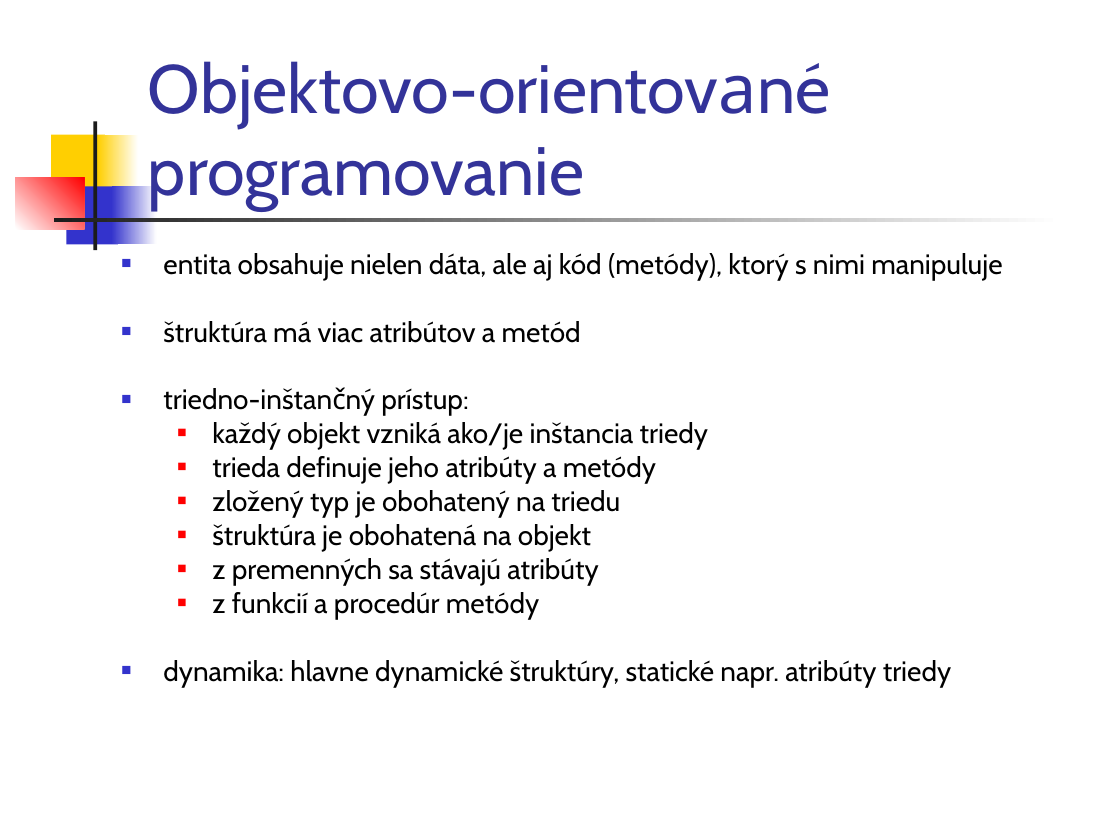
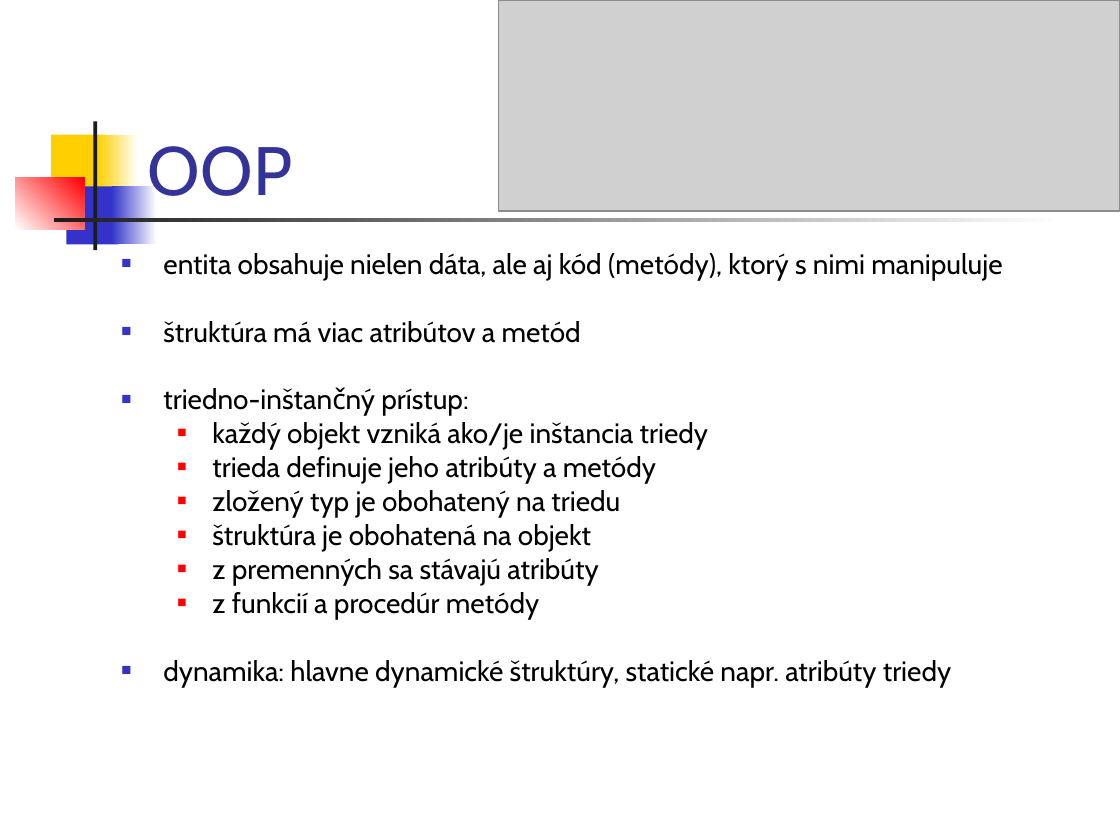
Before and after one commit to Programovanie4/Prednasky, a slide deck: slide 23 of 01/01_java.ppt. Drawn at 1120x840 pixels with LibreOffice and Linux fonts; fonts in the diff are those of the drawing; grey boxes stand for pictures. Boxes give left, top, right and bottom in pixels: in the first picture for what was removed or moved away, otherwise in the second. Text is boxed around its words. In the diff, an @@ line names an element or a change of style, - is before the commit and + after.

```diff
--- a/01/01_java.ppt
+++ b/01/01_java.ppt
@@ picture added at (498, 0, 1120, 211) @@
@@ title at (148, 146, 292, 196): text changed @@
-Objektovo-orientovаné programovanie
+OOP
```
Also in this commit, not shown: 12 other slides changed, 1 other file.
